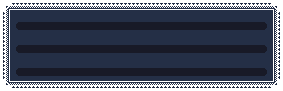
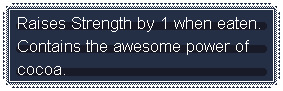
Revision of a layered w=283, h=91 image; what changed, layer by layer:
added layer "EN" above "JP" over left=18, top=17, right=260, bottom=75
